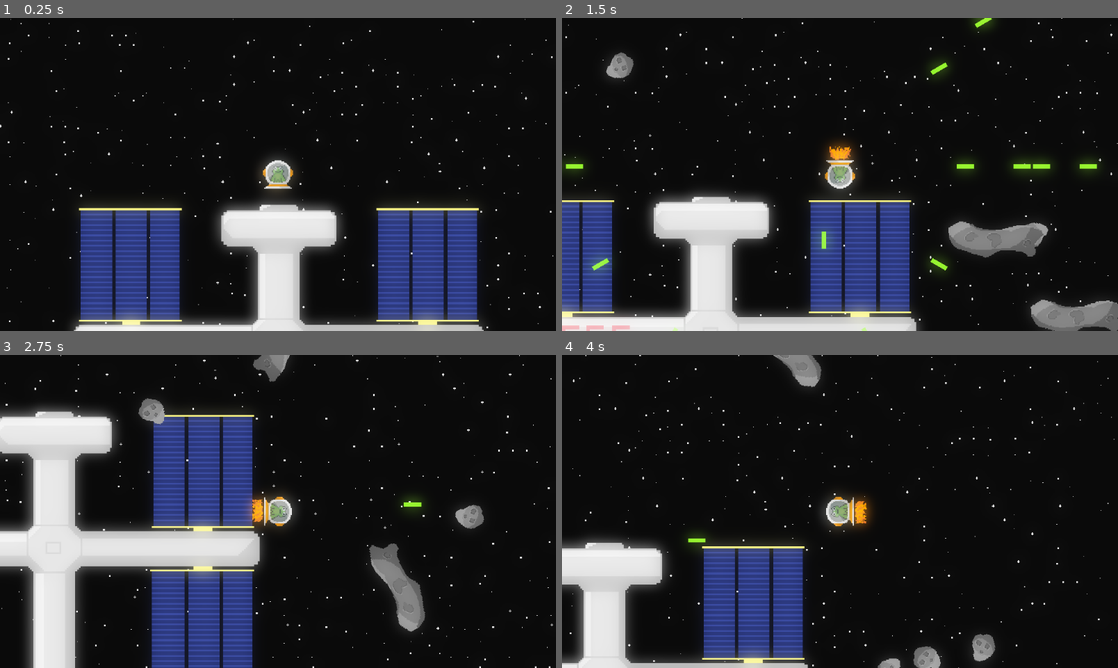
Above: before the commit, frames 1-4 (two rows, left to right).
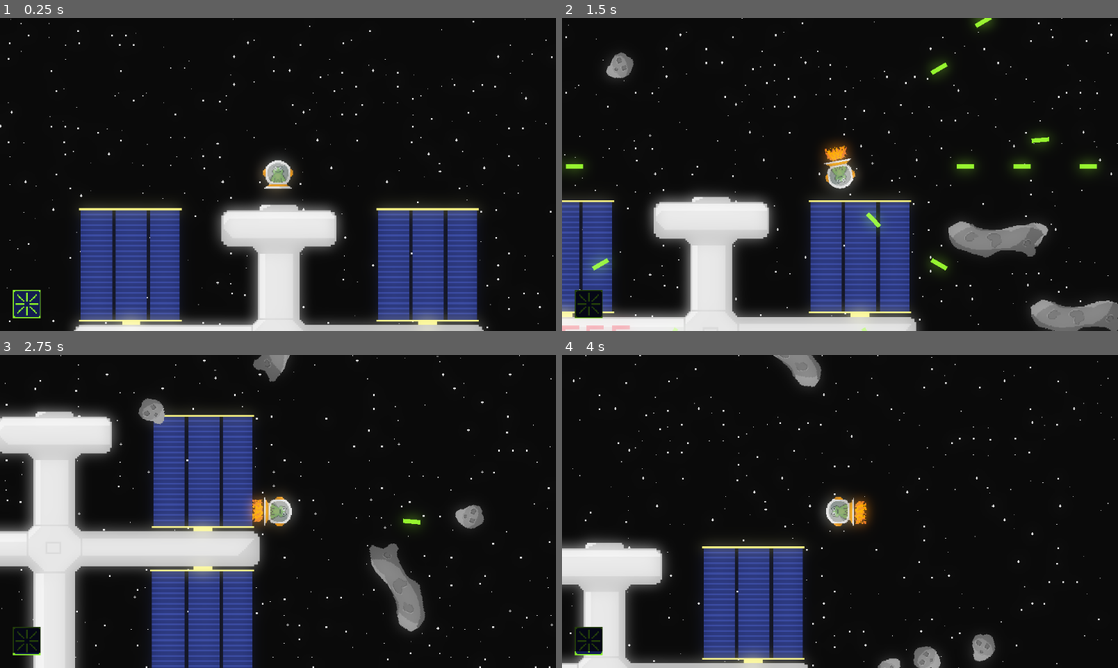
Above: after the commit, the same moments.

Repository: AnejMajnik/astrofrog
Game: Godot game, scene res://scenes/game.tscn
Same seed, same stepped clock (60 frames per second), same inputs: the game is played once before the commit and once after it.
Inputs:
- Up to frame 1 (0.25 s): no input
- Up to frame 2 (1.5 s): tap Enter at 0.5 s; hold D (right) 0.53-1.28 s; tap E (ability) at 0.6 s; tap Space (shoot) at 0.8, 1.35 s; hold S (down) from 1.28 s (still down)
- Up to frame 3 (2.75 s): tap E (ability) at 1.55, 2.1 s; release S (down) at 2.03 s; hold D (right) from 2.03 s (still down); tap Space (shoot) at 2.3 s
- Up to frame 4 (4 s): release D (right) at 2.78 s; hold W (up) 2.78-3.53 s; tap Shift (boost) at 2.85 s; tap E (ability) at 3.05 s; hold A (left) from 3.53 s (still down); tap Space (shoot) at 3.6 s

The runs differ from the first frame. In frame 1, 0.5% of the frame differs, in the area x 2-8%, y 86-96%; in frame 2, 1.2%, in the area x 2-89%, y 36-96%; in frame 3, 0.6%; in frame 4, 0.6%.

Commit message:
Added ability icon with progress bar. Smoothed out player movement for keyboard users

Diff:
--- /dev/null
+++ b/scenes/ability_icon.gd
@@ -0,0 +1,14 @@
+extends TextureProgressBar
+
+var timer: Timer
+
+func setup(t: Timer) -> void:
+	timer = t
+
+func _process(_delta: float) -> void:
+	if timer == null:
+		return
+	if timer.is_stopped():
+		value = max_value
+	else:
+		value = 1.0 - timer.time_left/timer.wait_time
--- a/scenes/game.tscn
+++ b/scenes/game.tscn
@@ -4,6 +4,7 @@
 [ext_resource type="Script" uid="uid://df3gdnuscrw5w" path="res://scripts/game.gd" id="1_yqjtg"]
 [ext_resource type="Texture2D" uid="uid://bafph5q00q4nb" path="res://assets/space_tileset.png" id="2_lnu2h"]
 [ext_resource type="PackedScene" uid="uid://br75ocsh53afi" path="res://scenes/fss.tscn" id="4_lbhrr"]
+[ext_resource type="PackedScene" uid="uid://dv8pdmjopmg03" path="res://scenes/ui.tscn" id="5_iywne"]
 
 [sub_resource type="TileSetAtlasSource" id="TileSetAtlasSource_lbhrr"]
 texture = ExtResource("2_lnu2h")
@@ -87,4 +88,6 @@
 position = Vector2(328, 515)
 scale = Vector2(2, 2)
 
+[node name="UI" parent="." unique_id=1698748013 instance=ExtResource("5_iywne")]
+
 [connection signal="timeout" from="AsteroidSpawnTimer" to="." method="_on_asteroid_spawn_timer_timeout"]
--- /dev/null
+++ b/scenes/ui.tscn
@@ -0,0 +1,35 @@
+[gd_scene format=3 uid="uid://dv8pdmjopmg03"]
+
+[ext_resource type="Texture2D" uid="uid://cq4f7swlkdfv0" path="res://assets/ability.png" id="1_nt7q6"]
+[ext_resource type="Script" uid="uid://daskm3v5lxbcf" path="res://scripts/ui.gd" id="1_yev5y"]
+[ext_resource type="Script" uid="uid://tn8idc2j16j7" path="res://scenes/ability_icon.gd" id="2_x4jx1"]
+
+[node name="UI" type="CanvasLayer" unique_id=1698748013]
+script = ExtResource("1_yev5y")
+
+[node name="Control" type="Control" parent="." unique_id=580511040]
+layout_mode = 3
+anchors_preset = 15
+anchor_right = 1.0
+anchor_bottom = 1.0
+grow_horizontal = 2
+grow_vertical = 2
+
+[node name="AbilityIcon" type="TextureProgressBar" parent="Control" unique_id=1338309398]
+layout_mode = 1
+anchors_preset = 2
+anchor_top = 1.0
+anchor_bottom = 1.0
+offset_left = 15.0
+offset_top = -47.0
+offset_right = 47.0
+offset_bottom = -15.0
+grow_vertical = 0
+max_value = 1.0
+step = 0.01
+value = 1.0
+fill_mode = 3
+texture_under = ExtResource("1_nt7q6")
+texture_progress = ExtResource("1_nt7q6")
+tint_under = Color(0.2592937, 0.2592937, 0.25929365, 1)
+script = ExtResource("2_x4jx1")
--- a/scripts/game.gd
+++ b/scripts/game.gd
@@ -10,6 +10,8 @@
 @export var atlas_start_coord: Vector2i = Vector2i(0, 0)
 @export var grid_size: Vector2i = Vector2i(4, 4)
 @onready var asteroid_spawn_timer: Timer = $AsteroidSpawnTimer
+@onready var ui: CanvasLayer = $UI
+@onready var player: CharacterBody2D = $Player
 
 var tile_options: Array[Vector2i] = []
 
@@ -35,6 +37,7 @@
 func _ready() -> void:
 	build_map()
 	spawn_asteroids(25, true)
+	ui.setup_ability(player.ability_timer)
 	asteroid_spawn_timer.start()
 
 func spawn_asteroids(count: int, offscreen: bool = true):
--- a/scripts/player.gd
+++ b/scripts/player.gd
@@ -9,7 +9,8 @@
 @onready var shoot_timer: Timer = $ShootTimer
 @onready var ability_timer: Timer = $AbilityTimer
 
-var health = 3
+var max_health = 5
+var health = max_health
 var bullet = preload("res://scenes/laser_bullet.tscn")
 var can_shoot: bool = true
 var can_ability: bool = true
@@ -34,11 +35,11 @@
 	shoot_timer.start()
 
 func shoot_ability() -> void:
+	can_ability = false
 	for wave in 3:
 		laser_ring(12)
 		await get_tree().create_timer(0.2).timeout
 
-	can_ability = false
 	ability_timer.start()
 
 func laser_ring(count: int) -> void:
@@ -48,7 +49,7 @@
 		instance.rotation = i * TAU / count
 		get_tree().current_scene.add_child(instance)
 
-func _physics_process(_delta: float) -> void:
+func _physics_process(delta: float) -> void:
 	character_direction.x = Input.get_axis("left", "right")
 	character_direction.y = Input.get_axis("up", "down")
 	character_direction = character_direction.normalized()
@@ -73,7 +74,7 @@
 		velocity = velocity.move_toward(Vector2.ZERO, decceleration_speed)
 
 	if character_direction != Vector2.ZERO:
-		rotation = character_direction.angle() + PI/2
+		rotation = lerp_angle(rotation, character_direction.angle() + PI / 2, 10.0 * delta)
 
 	move_and_slide()
 
--- /dev/null
+++ b/scripts/ui.gd
@@ -0,0 +1,6 @@
+extends CanvasLayer
+
+@onready var ability_icon: TextureProgressBar = $Control/AbilityIcon
+
+func setup_ability(timer: Timer) -> void:
+	ability_icon.setup(timer)
Binary file added: assets/ability.png
Not shown, added: assets/ability.png.import
Not shown, added: scenes/ability_icon.gd.uid
Not shown, added: scripts/ui.gd.uid
